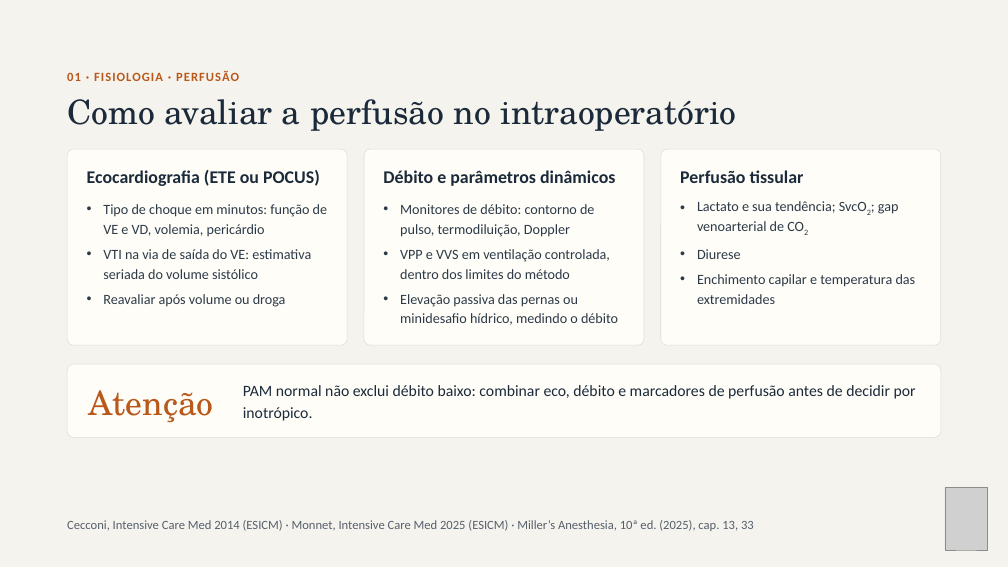
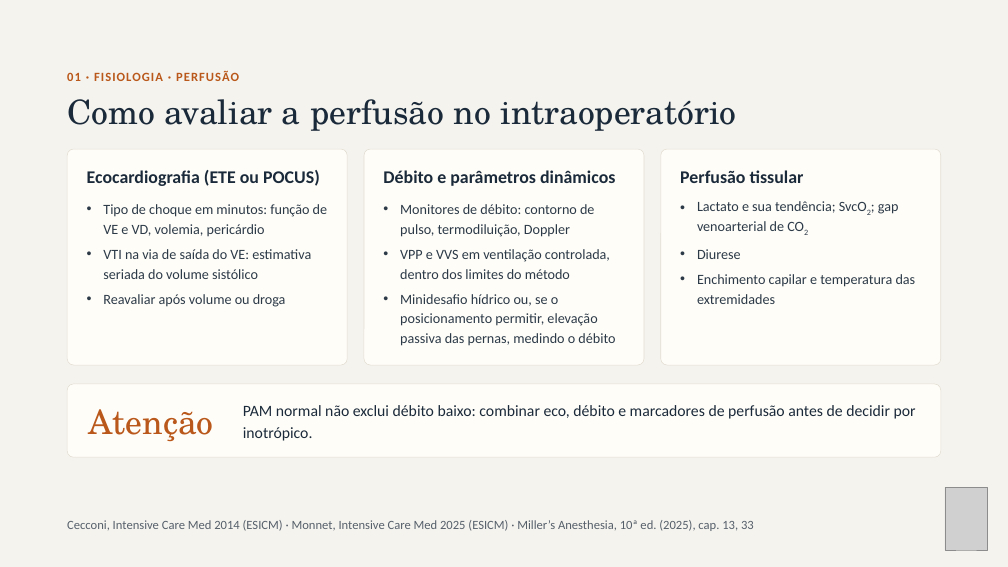
Before and after one commit to brunomoraesdubois-bit/Bruno, a slide deck: slide 4 of apresentacao/Aminas_Vasoativas.pptx. Drawn at 1008x567 pixels with LibreOffice and Linux fonts; fonts in the diff are those of the drawing; grey boxes stand for pictures. Boxes give left, top, right and bottom in pixels: in the first picture for what was removed or moved away, otherwise in the second. Text is boxed around its words. In the diff, an @@ line names an element or a change of style, - is before the commit and + after.

```diff
--- a/apresentacao/Aminas_Vasoativas.pptx
+++ b/apresentacao/Aminas_Vasoativas.pptx
@@ rounded rectangle: place and size @@
-rounded rectangle at box(67, 149, 347, 345)
+rounded rectangle at box(67, 149, 347, 365)
@@ rounded rectangle: place and size @@
-rounded rectangle at box(364, 149, 644, 345)
+rounded rectangle at box(364, 149, 644, 365)
@@ proportions changed in 3 elements at box(67, 149, 347, 365), box(364, 149, 644, 365), box(661, 149, 941, 365) @@
@@ rounded rectangle: place and size @@
-rounded rectangle at box(661, 149, 941, 345)
+rounded rectangle at box(661, 149, 941, 365)
@@ text at box(400, 294, 615, 346): text changed @@
-• Elevação passiva das pernas ou minidesafio hídrico, medindo o débito
+• Minidesafio hídrico ou, se o posicionamento permitir, elevação passiva das pernas, medindo o débito
@@ 2 texts, 1 rounded rectangle: place and size @@
-2 texts, 1 rounded rectangle at box(67, 364, 941, 438)
+2 texts, 1 rounded rectangle at box(67, 384, 941, 457)
```
Also in this commit, not shown: 8 other slides changed, 20 other files.
